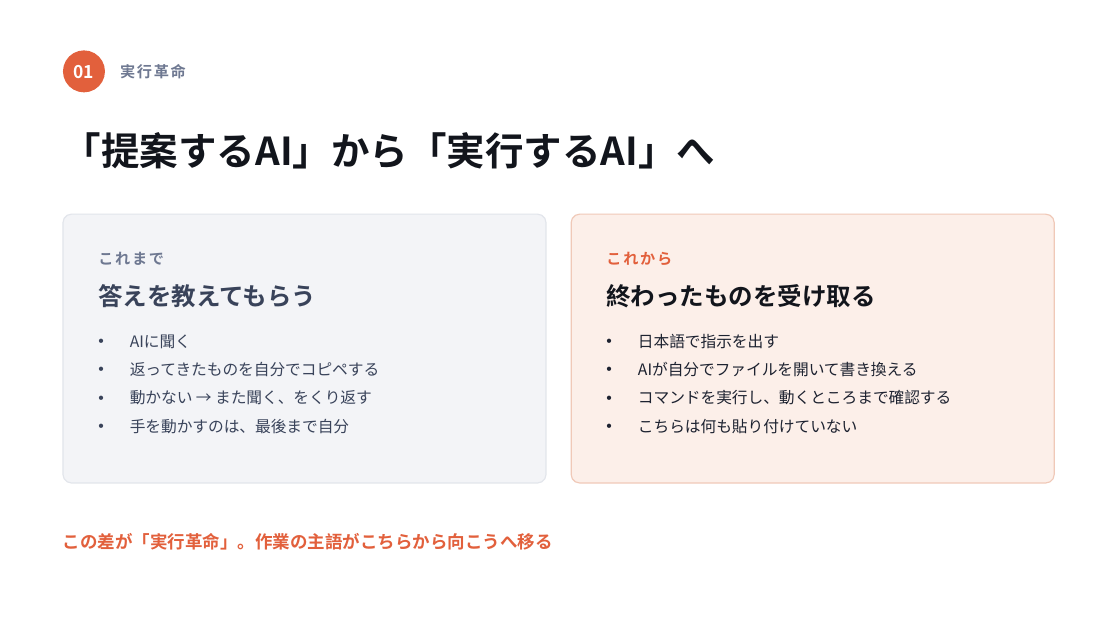
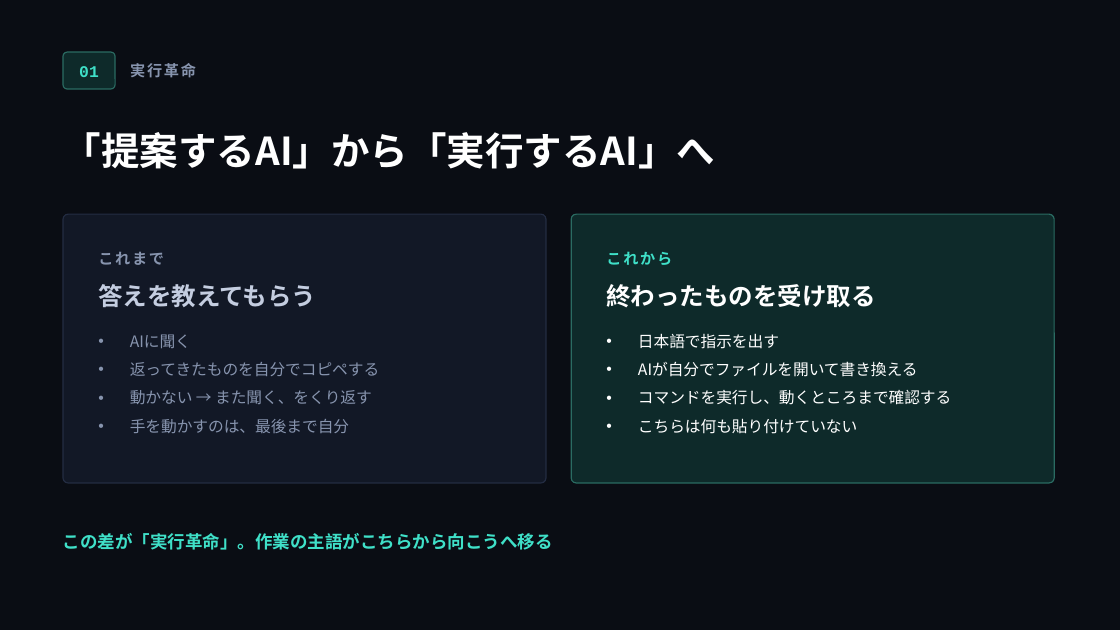
Before and after one commit to takuha/reel-host, a slide deck: slide 3 of docs/claude-code-deck/claude-code-summary.pptx. Drawn at 1120x630 pixels with LibreOffice and Linux fonts; fonts in the diff are those of the drawing. Boxes give left, top, right and bottom in pixels: in the first picture for what was removed or moved away, otherwise in the second. Text is boxed around its words. In the diff, an @@ line names an element or a change of style, - is before the commit and + after.

```diff
--- a/docs/claude-code-deck/claude-code-summary.pptx
+++ b/docs/claude-code-deck/claude-code-summary.pptx
@@ background #FFFFFF to #0A0D14 @@
@@ text "01" at (x1=79, y1=66, x2=99, y2=77): size 15 to 14 pt, font Noto Sans CJK JP to Courier New, text colour #FFFFFF to #3FE0C8 @@
@@ rounded rectangle resized from (x1=63, y1=50, x2=105, y2=92) to (x1=63, y1=52, x2=115, y2=89) @@
@@ rounded rectangle at (x1=63, y1=52, x2=115, y2=89): ellipse to rounded rectangle; fill #E2603C to #0E2A2A; outline none to #2A6B62 1 pt @@
@@ text "実行革命" at (x1=130, y1=63, x2=196, y2=78): text colour #6E7891 to #8794AE @@
@@ text "実行革命" moved from (x1=120, y1=64, x2=186, y2=79) to (x1=130, y1=63, x2=196, y2=78) @@
@@ text "「提案するAI」から「実行するAI」へ" at (x1=63, y1=132, x2=715, y2=169): text colour #12151C to #FFFFFF @@
@@ rounded rectangle at (x1=63, y1=214, x2=546, y2=483): fill #F3F4F7 to #121826; outline #E2E5EB 1 pt to #232C42 1 pt; proportions changed @@
@@ rounded rectangle at (x1=571, y1=214, x2=1054, y2=483): fill #FCEFE9 to #0E2A2A; outline #F0C9B8 1 pt to #2A6B62 1 pt; proportions changed @@
@@ text "これまで" at (x1=98, y1=252, x2=164, y2=265): text colour #6E7891 to #8794AE @@
@@ text "これから" at (x1=606, y1=251, x2=672, y2=265): text colour #E2603C to #3FE0C8 @@
@@ text "答えを教えてもらう" at (x1=98, y1=284, x2=316, y2=307): text colour #39435A to #C4CDE0 @@
@@ text "終わったものを受け取る" at (x1=606, y1=284, x2=876, y2=308): text colour #12151C to #FFFFFF @@
@@ text "AIに聞く" at (x1=130, y1=334, x2=380, y2=433): text colour #39435A to #8794AE @@
@@ text "日本語で指示を出す" at (x1=638, y1=333, x2=951, y2=434): text colour #1D2230 to #FFFFFF @@
@@ text "この差が「実行革命」。作業の主語がこちらから向こうへ移る" at (x1=63, y1=533, x2=553, y2=550): text colour #E2603C to #3FE0C8 @@
```
Also in this commit, not shown: 11 other slides changed, 3 other files.
